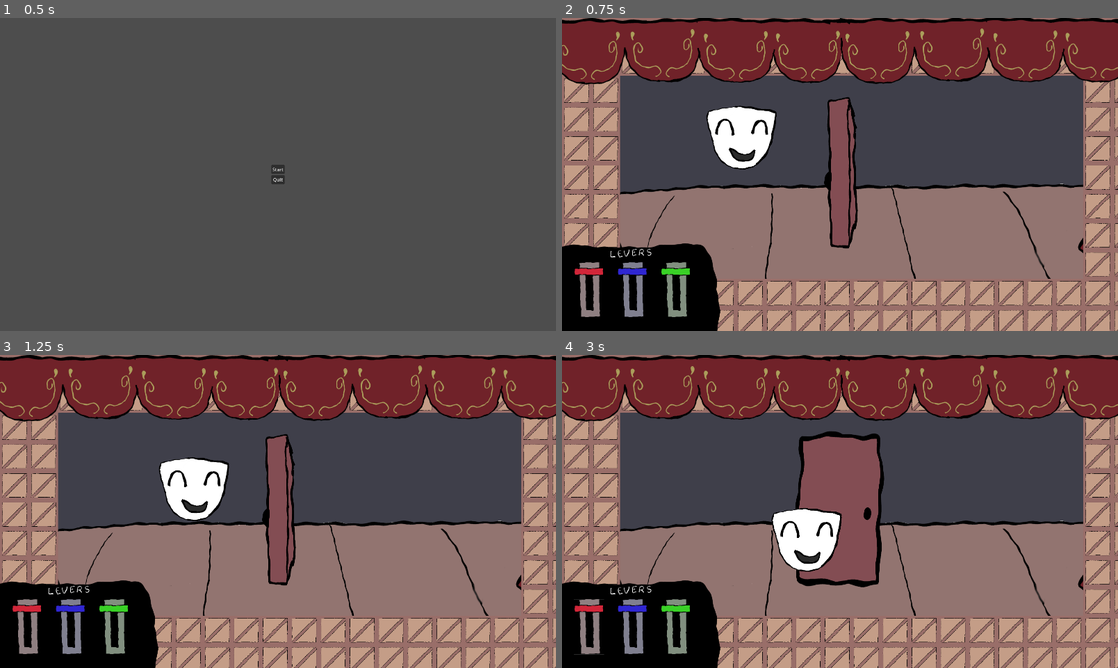
Above: before the commit, frames 1-4 (two rows, left to right).
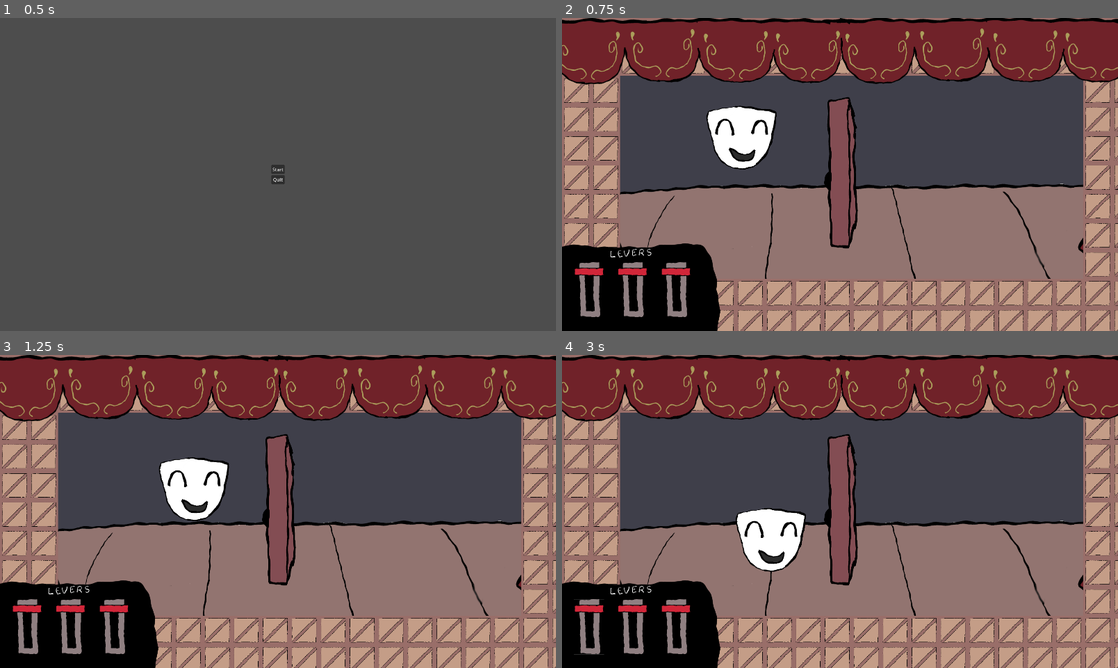
Above: after the commit, the same moments.

Repository: razzius/Masks2026
Game: Godot game, scene res://scenes/title_screen.tscn
The game is run twice, just before and just after one commit, with the same random seed, the same clock (stepped at 60 frames per second) and the same inputs.
Inputs (mouse positions are in pixels of both pictures, inside the frame that each line leads up to):
- Up to frame 1 (0.5 s): no input
- Up to frame 2 (0.75 s): click "Start" at 0.5 s
- Up to frame 3 (1.25 s): no input
- Up to frame 4 (3 s): click (589, 627) at 1.27 s; tap Enter (ui_accept) at 2, 2.27 s; hold Right (Right) 2.03-2.78 s; hold Left (ui_left) from 2.78 s (still down)

Frame 1 is identical in both runs. In frame 2, 0.5% of the frame differs, in the area x 2-24%, y 78-96%; in frame 3, 0.5%; in frame 4, 7.6%, in the area x 2-58%, y 24-96%.

Commit message:
Lever not working no more

Diff:
--- a/Assets/Lever.tscn
+++ b/Assets/Lever.tscn
@@ -1,12 +1,45 @@
 [gd_scene format=3 uid="uid://fjwmfp7itbfr"]
 
 [ext_resource type="Script" uid="uid://cscr4vo7drgmp" path="res://scripts/Lever.gd" id="1_b1op8"]
-[ext_resource type="Texture2D" uid="uid://bbni44l4eb2ry" path="res://art/lever_0000.png" id="2_pix2u"]
+[ext_resource type="Texture2D" uid="uid://fsvnojxpmgp1" path="res://art/leverpull_0000.png" id="1_pidrf"]
+[ext_resource type="Texture2D" uid="uid://cia6xxho2g8uk" path="res://art/leverpull_0002.png" id="2_c6jo7"]
+[ext_resource type="Texture2D" uid="uid://bb5afj5svaeob" path="res://art/leverpull_0001.png" id="2_t10pe"]
+[ext_resource type="Texture2D" uid="uid://d287kbal16s18" path="res://art/leverpull_0003.png" id="3_pidrf"]
+[ext_resource type="Texture2D" uid="uid://cmdkux4lytgqt" path="res://art/leverpull_0004.png" id="4_t10pe"]
 
-[node name="Lever" type="Sprite2D" unique_id=901851183]
+[sub_resource type="SpriteFrames" id="SpriteFrames_vgmdg"]
+animations = [{
+"frames": [],
+"loop": true,
+"name": &"default",
+"speed": 5.0
+}, {
+"frames": [{
+"duration": 1.0,
+"texture": ExtResource("1_pidrf")
+}, {
+"duration": 1.0,
+"texture": ExtResource("2_t10pe")
+}, {
+"duration": 1.0,
+"texture": ExtResource("2_c6jo7")
+}, {
+"duration": 1.0,
+"texture": ExtResource("3_pidrf")
+}, {
+"duration": 1.0,
+"texture": ExtResource("4_t10pe")
+}],
+"loop": true,
+"name": &"slide_down",
+"speed": 5.0
+}]
+
+[node name="Lever" type="AnimatedSprite2D" unique_id=864645570]
 rotation = 1.5707964
 scale = Vector2(0.25, 0.25)
-texture = ExtResource("2_pix2u")
+sprite_frames = SubResource("SpriteFrames_vgmdg")
+animation = &"slide_down"
 
 [node name="Button" type="Button" parent="." unique_id=1926699541]
 anchors_preset = 8
--- a/scenes/Stages/Stage1.tscn
+++ b/scenes/Stages/Stage1.tscn
@@ -5,7 +5,12 @@
 [ext_resource type="PackedScene" uid="uid://bxkpmfiyt8o2f" path="res://scenes/mask.tscn" id="3_q4r7y"]
 [ext_resource type="PackedScene" uid="uid://ulgg0vj6aucw" path="res://scenes/UI.tscn" id="4_bl4ac"]
 [ext_resource type="Texture2D" uid="uid://ccmtugp310psl" path="res://art/banner.png" id="5_50gbc"]
+[ext_resource type="Texture2D" uid="uid://fsvnojxpmgp1" path="res://art/leverpull_0000.png" id="5_oysxf"]
 [ext_resource type="Texture2D" uid="uid://bugj6khui5mdv" path="res://art/theatre.png" id="6_16pka"]
+[ext_resource type="Texture2D" uid="uid://bb5afj5svaeob" path="res://art/leverpull_0001.png" id="6_fss4e"]
+[ext_resource type="Texture2D" uid="uid://cia6xxho2g8uk" path="res://art/leverpull_0002.png" id="7_x1jvo"]
+[ext_resource type="Texture2D" uid="uid://d287kbal16s18" path="res://art/leverpull_0003.png" id="8_2k305"]
+[ext_resource type="Texture2D" uid="uid://cmdkux4lytgqt" path="res://art/leverpull_0004.png" id="9_hmdnv"]
 
 [sub_resource type="PhysicsMaterial" id="PhysicsMaterial_16pka"]
 friction = 0.0
@@ -22,6 +27,34 @@
 physics_layer_0/collision_layer = 1
 physics_layer_0/physics_material = SubResource("PhysicsMaterial_16pka")
 sources/0 = SubResource("TileSetAtlasSource_16pka")
+
+[sub_resource type="SpriteFrames" id="SpriteFrames_122sm"]
+animations = [{
+"frames": [],
+"loop": true,
+"name": &"default",
+"speed": 5.0
+}, {
+"frames": [{
+"duration": 1.0,
+"texture": ExtResource("5_oysxf")
+}, {
+"duration": 1.0,
+"texture": ExtResource("6_fss4e")
+}, {
+"duration": 1.0,
+"texture": ExtResource("7_x1jvo")
+}, {
+"duration": 1.0,
+"texture": ExtResource("8_2k305")
+}, {
+"duration": 1.0,
+"texture": ExtResource("9_hmdnv")
+}],
+"loop": true,
+"name": &"slide_down",
+"speed": 5.0
+}]
 
 [node name="Stage1" type="Node2D" unique_id=253650236]
 
@@ -41,9 +74,8 @@
 
 [node name="Lever" parent="UI" index="1" unique_id=901851183]
 position = Vector2(100, 930)
-
-[node name="Button" parent="UI/Lever" index="0" unique_id=1926699541 node_paths=PackedStringArray("gates")]
-gates = [NodePath("../../../Gate")]
+sprite_frames = SubResource("SpriteFrames_122sm")
+animation = &"slide_down"
 
 [node name="Lever2" parent="UI" index="2" unique_id=2042641525]
 position = Vector2(250, 930)
--- a/scripts/Lever.gd
+++ b/scripts/Lever.gd
@@ -1,10 +1,12 @@
 extends Button
 
 @export var gates : Array[Gate] = []
+@export var spriteFrames : SpriteFrames
+
 var moving : bool
 
 func _ready() -> void:
-	pass # Replace with function body.
+	spriteFrames = get_parent().sprite_frames
 
 func _process(delta: float) -> void:
 	pass
@@ -14,6 +16,7 @@
 		moving = true
 		ChangeDoors()
 		## Play moving animation.
+		spriteFrames.set_animation_loop("slide_down", false)
 		moving = false
 
 
